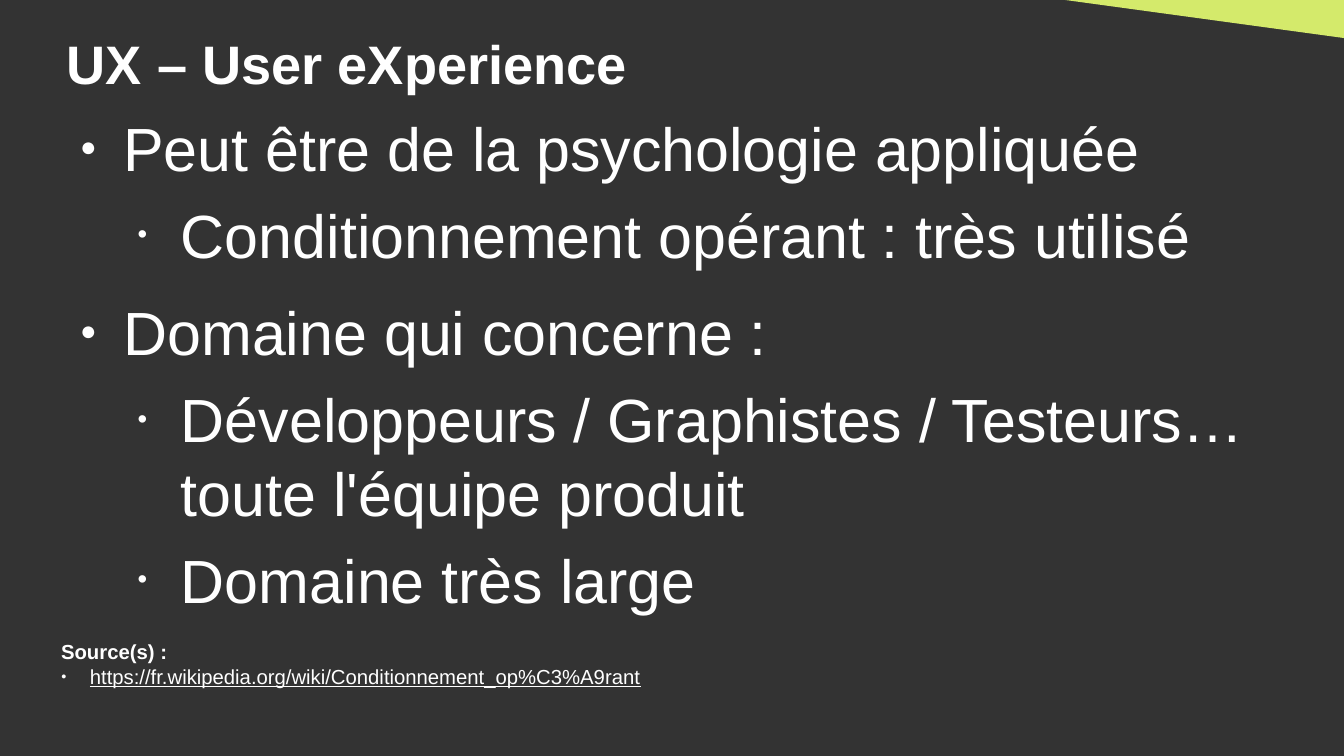
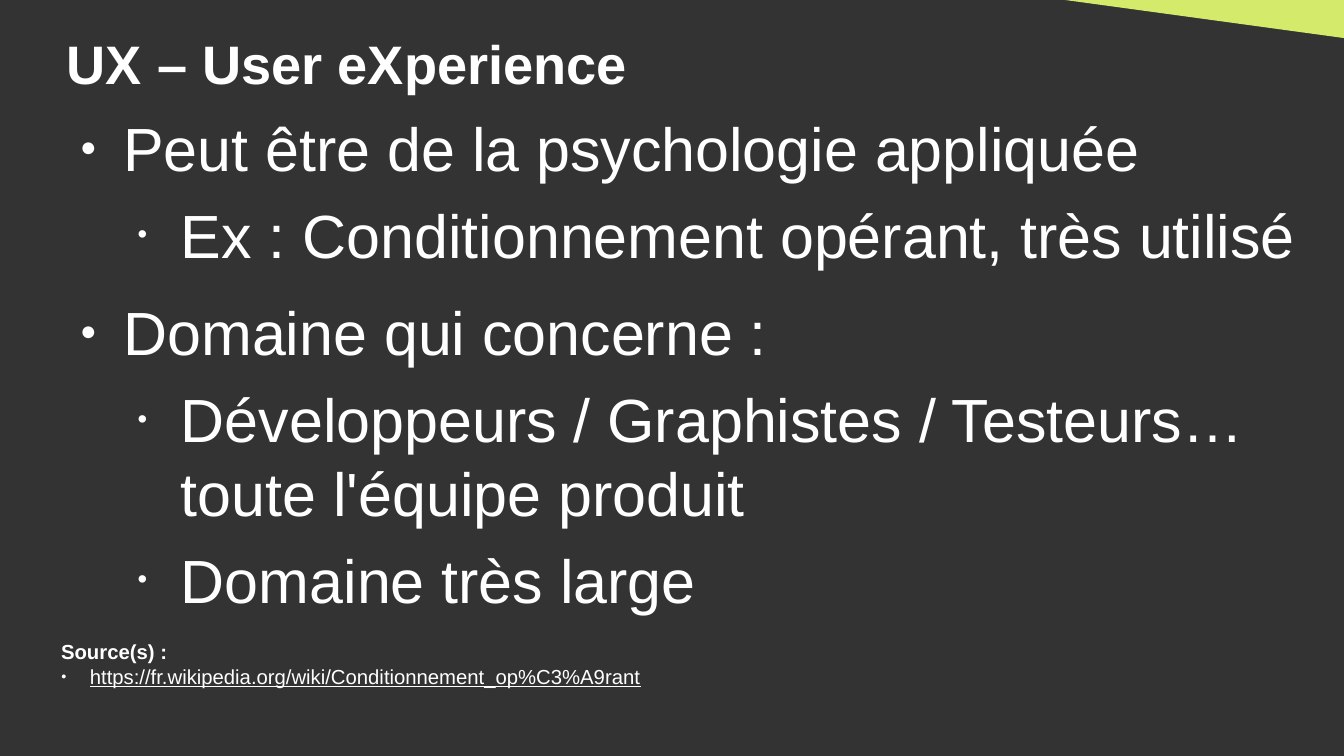
Before and after one commit to DanYellow/cours, a slide deck: slide 7 of ergonomie-et-accessibilite-s2/numero-1/presentation.odp. Drawn at 1344x756 pixels with LibreOffice and Linux fonts; fonts in the diff are those of the drawing. Boxes give left, top, right and bottom in pixels: in the first picture for what was removed or moved away, otherwise in the second. Text is boxed around its words. In the diff, an @@ line names an element or a change of style, - is before the commit and + after.

```diff
--- a/ergonomie-et-accessibilite-s2/numero-1/presentation.odp
+++ b/ergonomie-et-accessibilite-s2/numero-1/presentation.odp
@@ text at (181,213,1295,269): text changed @@
-  • Conditionnement opérant : très utilisé
+  • Ex : Conditionnement opérant, très utilisé
```
Also in this commit, not shown: 5 other slides changed, 1 slide added, 35 other files.
